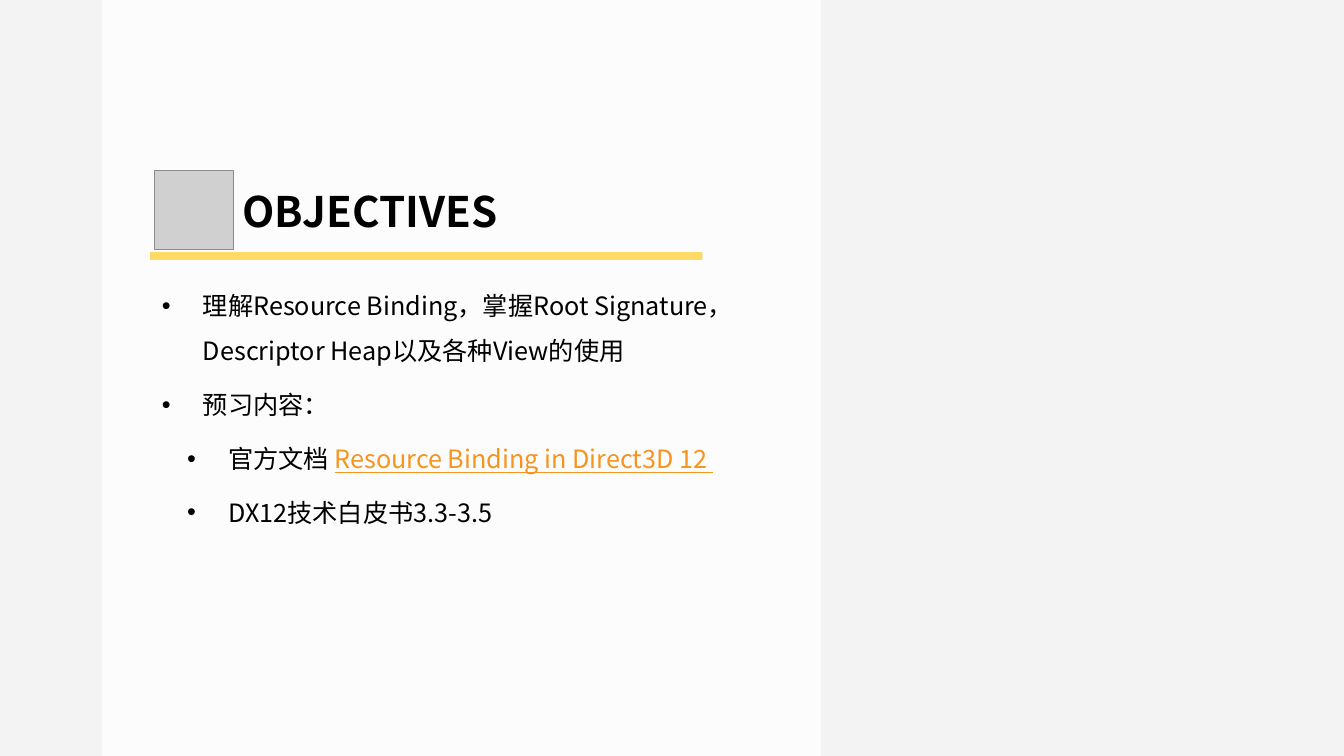
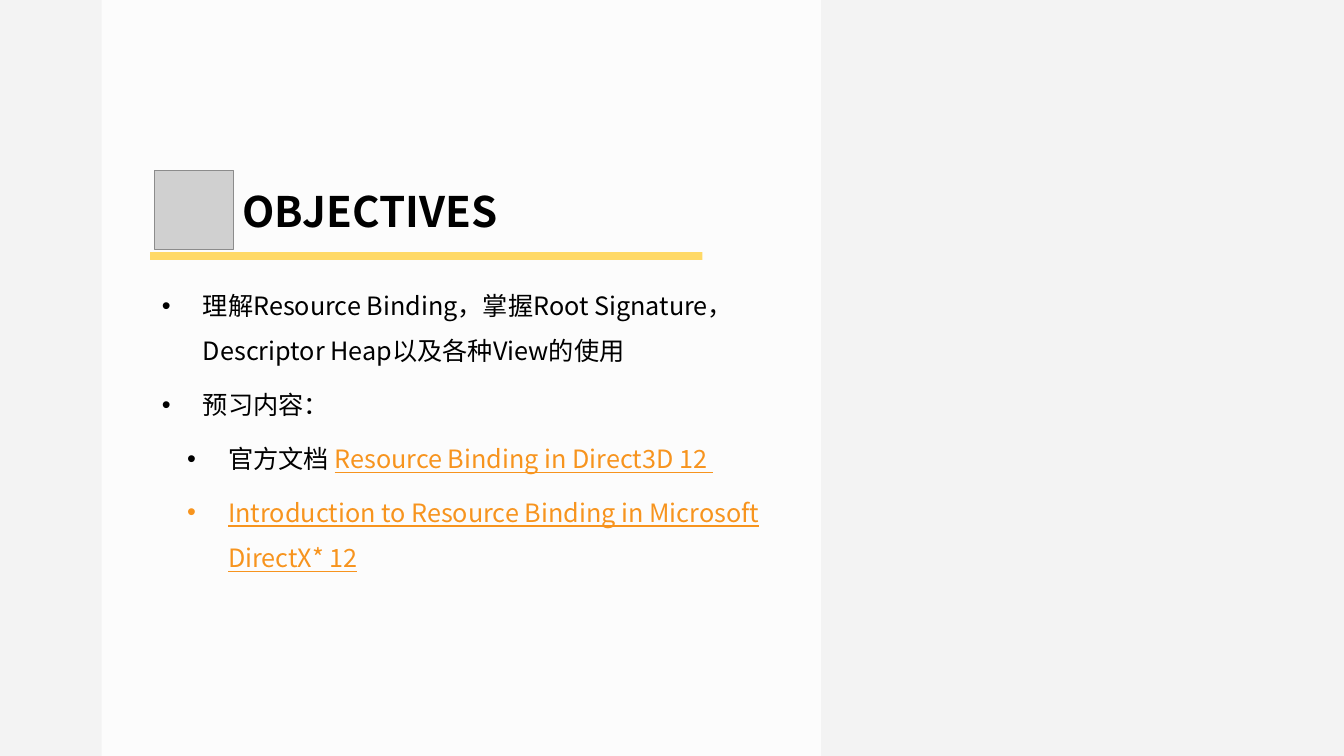
Before and after one commit to doomlover/KSGameEngineTutorials, a slide deck: slide 2 of PPTs/05.深入DX12绘制二.pptx. Drawn at 1344x756 pixels with LibreOffice and Linux fonts; fonts in the diff are those of the drawing; grey boxes stand for pictures. Boxes give left, top, right and bottom in pixels: in the first picture for what was removed or moved away, otherwise in the second. Text is boxed around its words. In the diff, an @@ line names an element or a change of style, - is before the commit and + after.

```diff
--- a/PPTs/05.深入DX12绘制二.pptx
+++ b/PPTs/05.深入DX12绘制二.pptx
@@ text at (x1=228, y1=501, x2=759, y2=572): text changed; text colour #000000 to #F7941E @@
-    • DX12技术白皮书3.3-3.5
+    • Introduction to Resource Binding in Microsoft DirectX* 12
```
Also in this commit, not shown: 21 other slides changed, 2 slides added, 1 other file.
